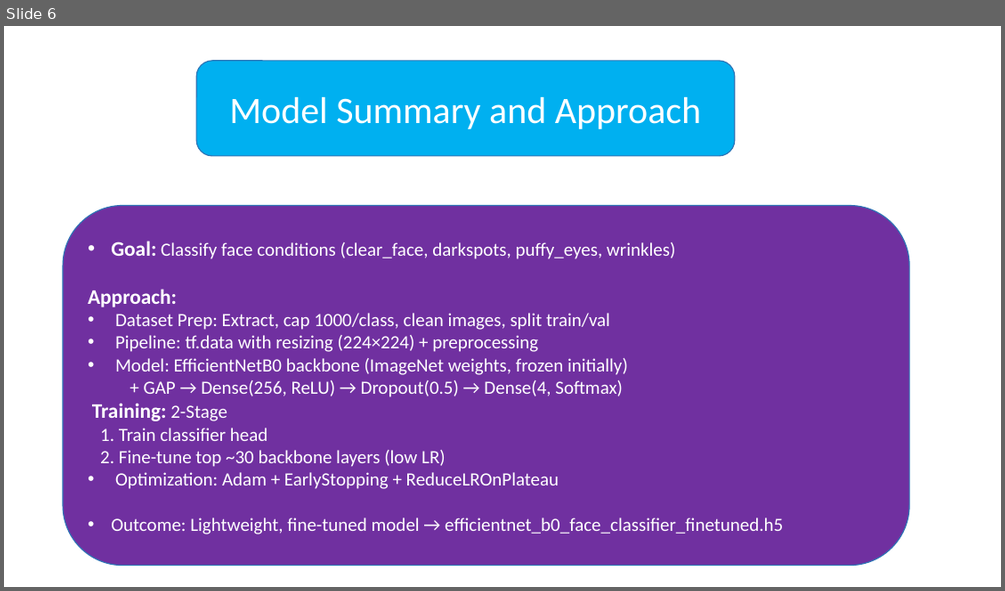
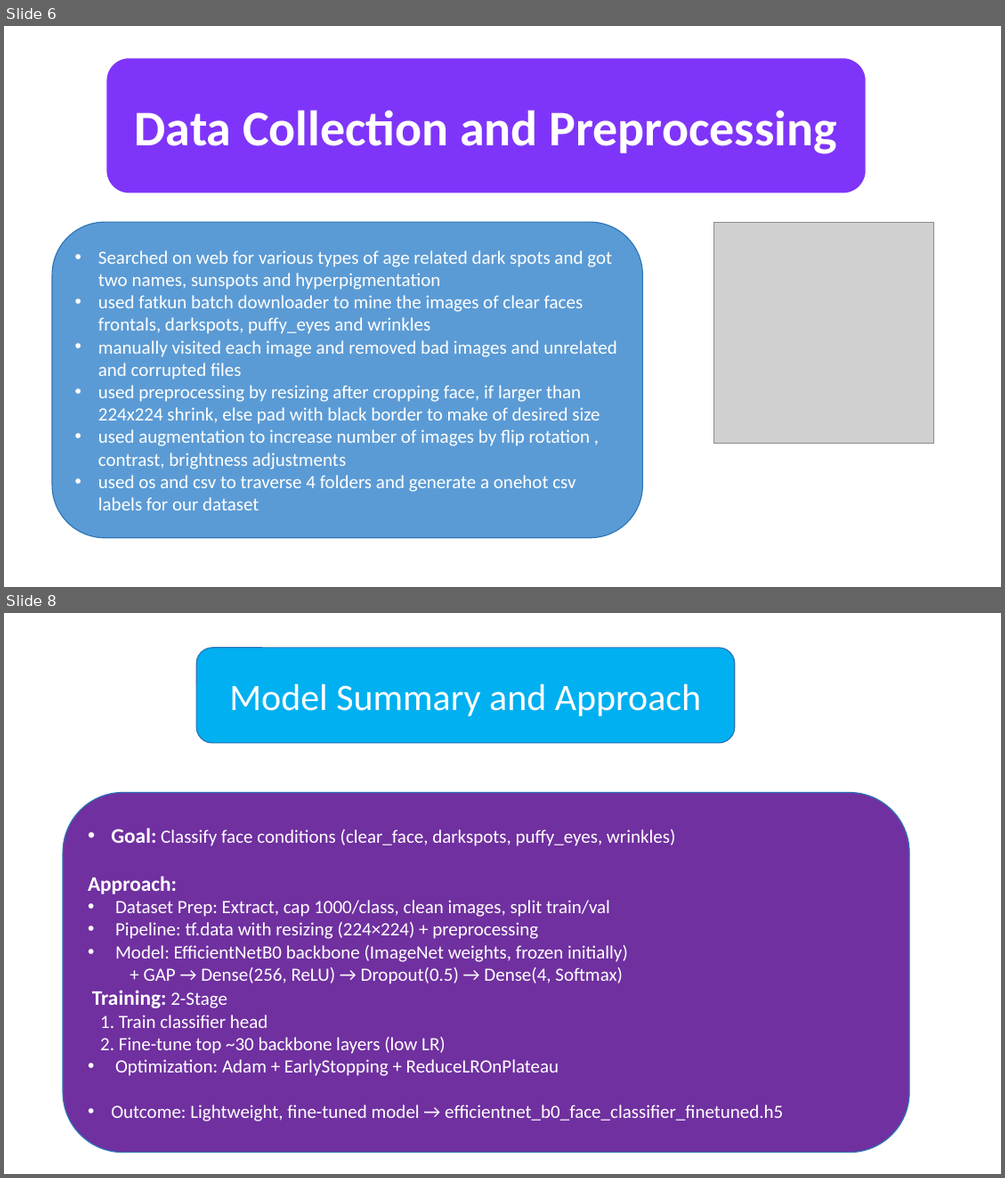
Before and after one commit to SpringBoardMentor0781j/Dermal_Scan_Project_2025, a slide deck: docs/Presentation1.pptx. Shown one above the other, each under a label of ours: slide 6 before the commit, slides 6 and 8 after it; the slides between them are not shown. The pictures are 1005x591 and 1005x1178 pixels, drawn with LibreOffice and Linux fonts; fonts in the diff are those of the drawing; grey boxes stand for pictures; background and template pictures are left out. Boxes give left, top, right and bottom in pixels: in the first picture for what was removed or moved away, otherwise in the second. Text is boxed around its words. In the diff, an @@ line names an element or a change of style, - is before the commit and + after.

```diff
--- a/docs/Presentation1.pptx
+++ b/docs/Presentation1.pptx
@@ slide 6 added at [4,26,1001,587], background picture (left out) @@
@@ rounded rectangle added at [106,58,866,192], fill #7F35F9, 48 pt, text #FFFFFF, bold @@
+Data Collection and Preprocessing
@@ rounded rectangle added at [52,222,643,538], fill #5B9BD5, outline #2E75B6 1 pt, 18 pt, text #FFFFFF @@
+• Searched on web for various types of age related dark spots and got two names, sunspots and hyperpigmentation
+• used fatkun batch downloader to mine the images of clear faces frontals, darkspots, puffy_eyes and wrinkles
+• manually visited each image and removed bad images and unrelated and corrupted files
+• used preprocessing by resizing after cropping face, if larger than 224x224 shrink, else pad with black border to make of desired size
+• used augmentation to increase number of images by flip rotation , contrast, brightness adjustments
+• used os and csv to traverse 4 folders and generate a onehot csv labels for our dataset
@@ picture added at [713,222,934,443] @@
@@ what was slide 6 is now slide 8 @@
```
Also in this commit, not shown: 1 slide changed, 3 other slides added, 1 other file.
